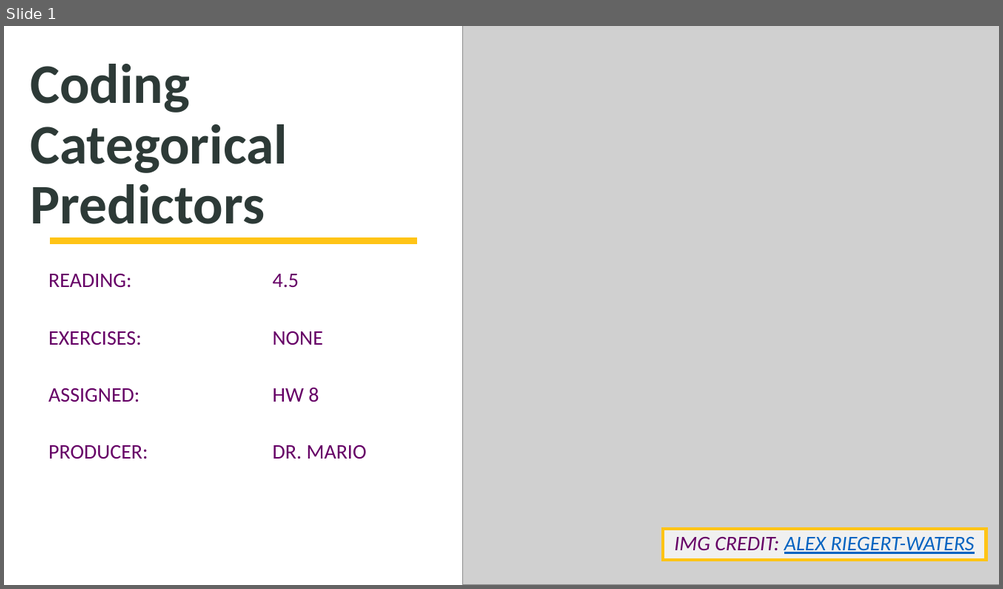
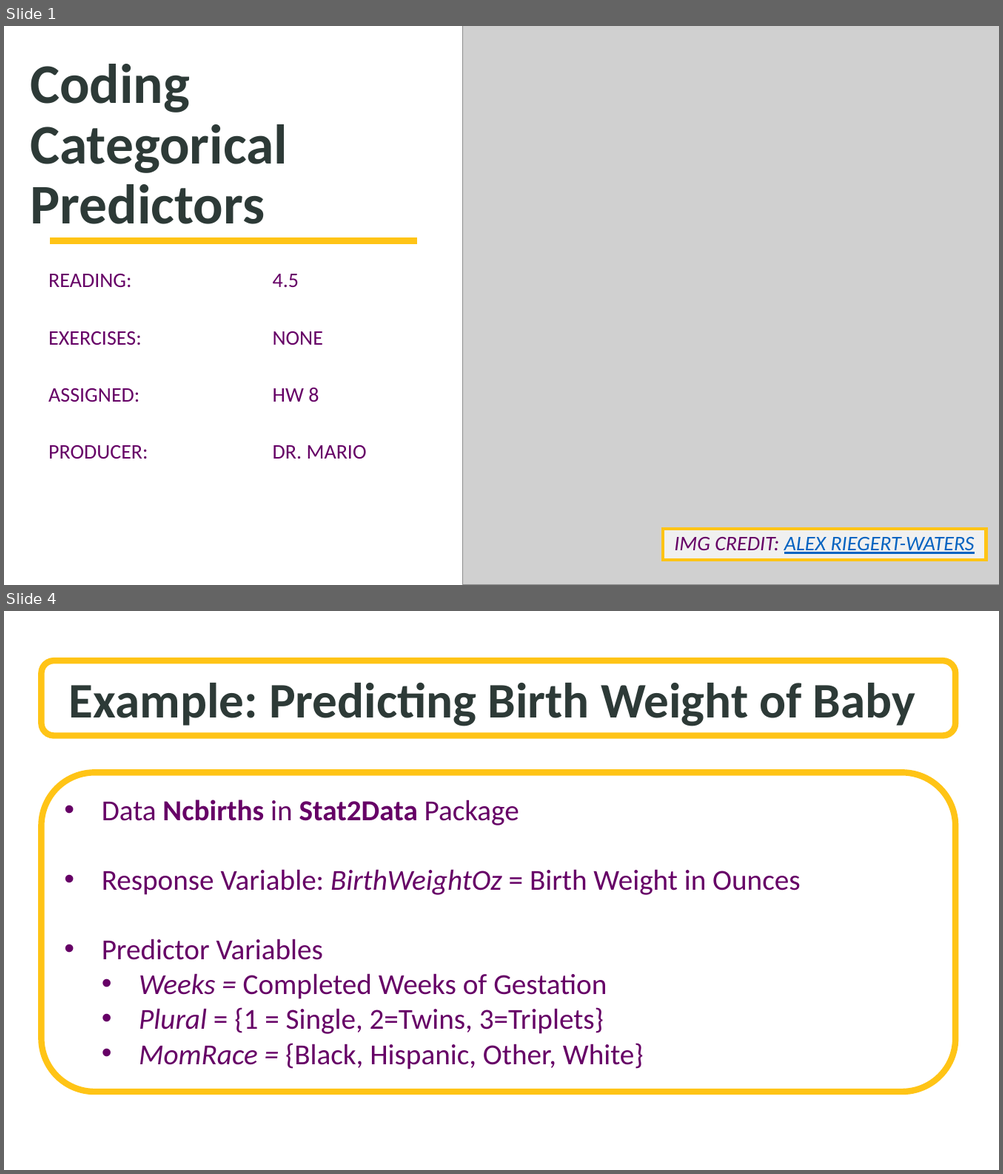
Before and after one commit to SuperMarioGiacomazzo/STOR455_WEBSITE, a slide deck: Lectures/18 - Coding Categorical Predictors.pptx. Shown one above the other, each under a label of ours: slide 1 before the commit, slides 1 and 4 after it; the slides between them are not shown. The pictures are 1003x589 and 1003x1174 pixels, drawn with LibreOffice and Linux fonts; fonts in the diff are those of the drawing; grey boxes stand for pictures; background and template pictures are left out. Boxes give left, top, right and bottom in pixels: in the first picture for what was removed or moved away, otherwise in the second. Text is boxed around its words. In the diff, an @@ line names an element or a change of style, - is before the commit and + after.

```diff
--- a/Lectures/18 - Coding Categorical Predictors.pptx
+++ b/Lectures/18 - Coding Categorical Predictors.pptx
@@ slide 4 added at [4, 611, 999, 1170], background picture (left out) @@
@@ rounded rectangle added at [41, 661, 956, 736], fill #FFFFFF at 70% opacity, outline #FFC416 6 pt, 48 pt, text #2D3A37, bold @@
+Example: Predicting Birth Weight of Baby
@@ rounded rectangle added at [41, 773, 956, 1092], fill #FFFFFF, outline #FFC416 6 pt, 28 pt, text #660066 @@
+• Data Ncbirths in Stat2Data Package
+• Response Variable: BirthWeightOz = Birth Weight in Ounces
+• Predictor Variables
+  • Weeks = Completed Weeks of Gestation
+  • Plural = {1 = Single, 2=Twins, 3=Triplets}
+  • MomRace = {Black, Hispanic, Other, White}
```
Also in this commit, not shown: 3 other slides added, 14 slides removed, 18 other files.
